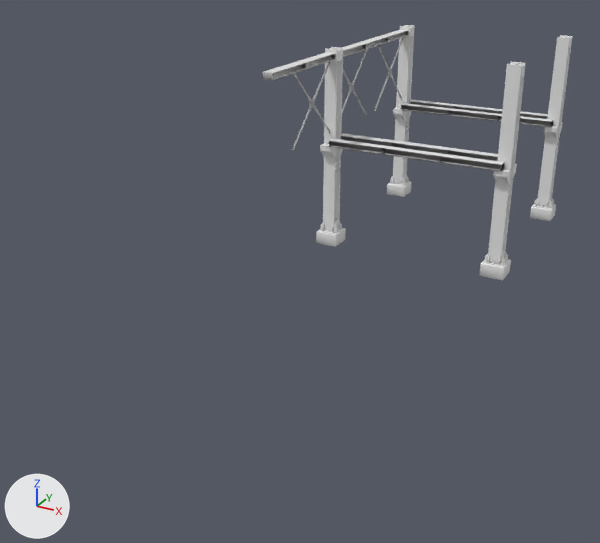
What one commit did to the glTF model assets/scene/merged-meshes/-2_0_-1_MI_MetalBeam01.gltf.
Rendered twice from a camera (50 mm lens) standing at (5.7, -37.8, 12.8) and looking at (-6.2, -16.3, 2.0). Lighting does not change. The marker at lower left points along +X, +Y and +Z. Vertices at the same position are counted once.
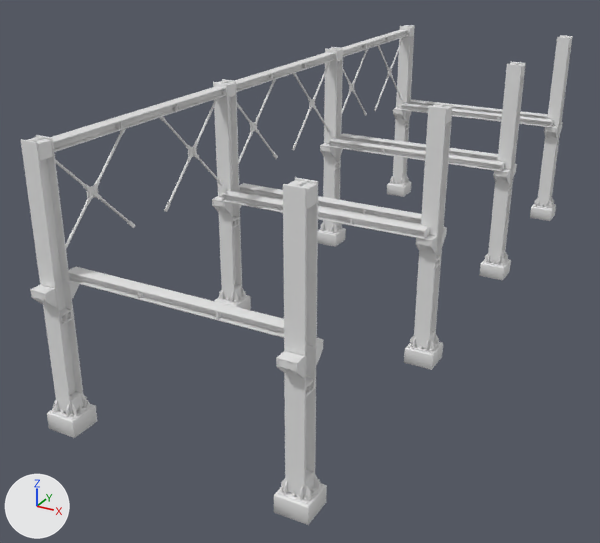
The newer file is also turned or shifted as a whole; pictures and numbers use the older file's frame.

Pixel boxes [x1, y1, x2, y2] of what changed, in the pictures (600 x 543 px):
'Mesh', reshaped (78% wider, 96% taller)
    before: [263, 25, 573, 280]
    after: [21, 25, 573, 525]
part 1 of me_2_0__1_mi_metalbeam01, added
    after: [218, 196, 242, 300]
part 2 of me_2_0__1_mi_metalbeam01, added
    after: [235, 284, 242, 298]
part 3 of me_2_0__1_mi_metalbeam01, added
    after: [217, 288, 248, 304]
part 4 of me_2_0__1_mi_metalbeam01, added
    after: [214, 295, 251, 310]
part 5 of me_2_0__1_mi_metalbeam01, added
    after: [213, 79, 239, 197]
part 6 of me_2_0__1_mi_metalbeam01, added
    after: [232, 217, 239, 228]
part 7 of me_2_0__1_mi_metalbeam01, added
    after: [213, 200, 224, 207]
part 8 of me_2_0__1_mi_metalbeam01, added
    after: [227, 82, 235, 98]
part 9 of me_2_0__1_mi_metalbeam01, added
    after: [212, 196, 231, 213]
part 10 of me_2_0__1_mi_metalbeam01, added
    after: [21, 72, 453, 525]

The change, as a diff of the scene's bpy script:
```diff
--- a/assets/scene/merged-meshes/-2_0_-1_MI_MetalBeam01.gltf.py
+++ b/assets/scene/merged-meshes/-2_0_-1_MI_MetalBeam01.gltf.py
@@ me_2_0__1_mi_metalbeam01 @@
 # used by ob_mesh; location = (0.0, 0.0, 0.0)
-me_2_0__1_mi_metalbeam01.from_pydata(...)  # 9222 vertices, 17516 faces; spans x -8.38..-0.95, y -15.13..-3.01, z 0.7..8.12
+me_2_0__1_mi_metalbeam01.from_pydata(...)  # 18116 vertices, 34392 faces; spans x -8.38..-0.95, y -25.51..-3.01, z 0.7..8.12
+# me_2_0__1_mi_metalbeam01 part 1: the loose piece of 82 vertices spanning x -8.19..-7.71, y -10.74..-10.26, z 1.22..4.67 is copied, and the copy is moved by (0.0, -7.05, 0.0); it spans x -8.19..-7.71, y -17.79..-17.31, z 1.22..4.67
+# me_2_0__1_mi_metalbeam01 part 2: the loose piece of 24 vertices spanning x -7.93..-7.71, y -10.7..-10.3, z 1.22..1.6 is copied, and the copy is moved by (0.0, -7.05, 0.0); it spans x -7.93..-7.71, y -17.75..-17.35, z 1.22..1.6
+# me_2_0__1_mi_metalbeam01 part 3: the loose piece of 305 vertices spanning x -8.31..-7.59, y -10.86..-10.14, z 1.19..1.53 is copied, and the copy is moved by (0.0, -7.05, 0.0); it spans x -8.31..-7.59, y -17.91..-17.19, z 1.19..1.53
+# me_2_0__1_mi_metalbeam01 part 4: the loose piece of 40 vertices spanning x -8.38..-7.52, y -10.93..-10.07, z 0.7..1.19 is copied, and the copy is moved by (0.0, -7.05, 0.0); it spans x -8.38..-7.52, y -17.98..-17.12, z 0.7..1.19
+# me_2_0__1_mi_metalbeam01 part 5: the loose piece of 82 vertices spanning x -8.19..-7.7, y -10.74..-10.26, z 4.67..8.12 is copied, and the copy is moved by (0.0, -7.05, 0.0); it spans x -8.19..-7.7, y -17.79..-17.31, z 4.67..8.12
+# me_2_0__1_mi_metalbeam01 part 6: the loose piece of 84 vertices spanning x -7.94..-7.72, y -10.7..-10.29, z 3.68..3.92 is copied, and the copy is moved by (0.0, -7.05, 0.0); it spans x -7.94..-7.72, y -17.75..-17.34, z 3.68..3.92
+# me_2_0__1_mi_metalbeam01 part 7: the loose piece of 24 vertices spanning x -8.14..-7.76, y -11.05..-11.03, z 4.48..4.63 is copied, and the copy is moved by (0.0, -7.05, 0.0); it spans x -8.14..-7.76, y -18.1..-18.08, z 4.48..4.63
+# me_2_0__1_mi_metalbeam01 part 8: the loose piece of 24 vertices spanning x -7.93..-7.71, y -10.7..-10.3, z 7.69..8.08 is copied, and the copy is moved by (0.0, -7.05, 0.0); it spans x -7.93..-7.71, y -17.75..-17.35, z 7.69..8.08
+# me_2_0__1_mi_metalbeam01 part 9: the loose piece of 64 vertices spanning x -8.18..-7.72, y -11.06..-10.74, z 4.2..4.67 is copied, and the copy is moved by (0.0, -7.05, 0.0); it spans x -8.18..-7.72, y -18.11..-17.79, z 4.2..4.67
+# me_2_0__1_mi_metalbeam01 part 10: 7465 vertices added at x -8.38..-0.95, y -25.51..-14.55, z 0.7..8.12
```
